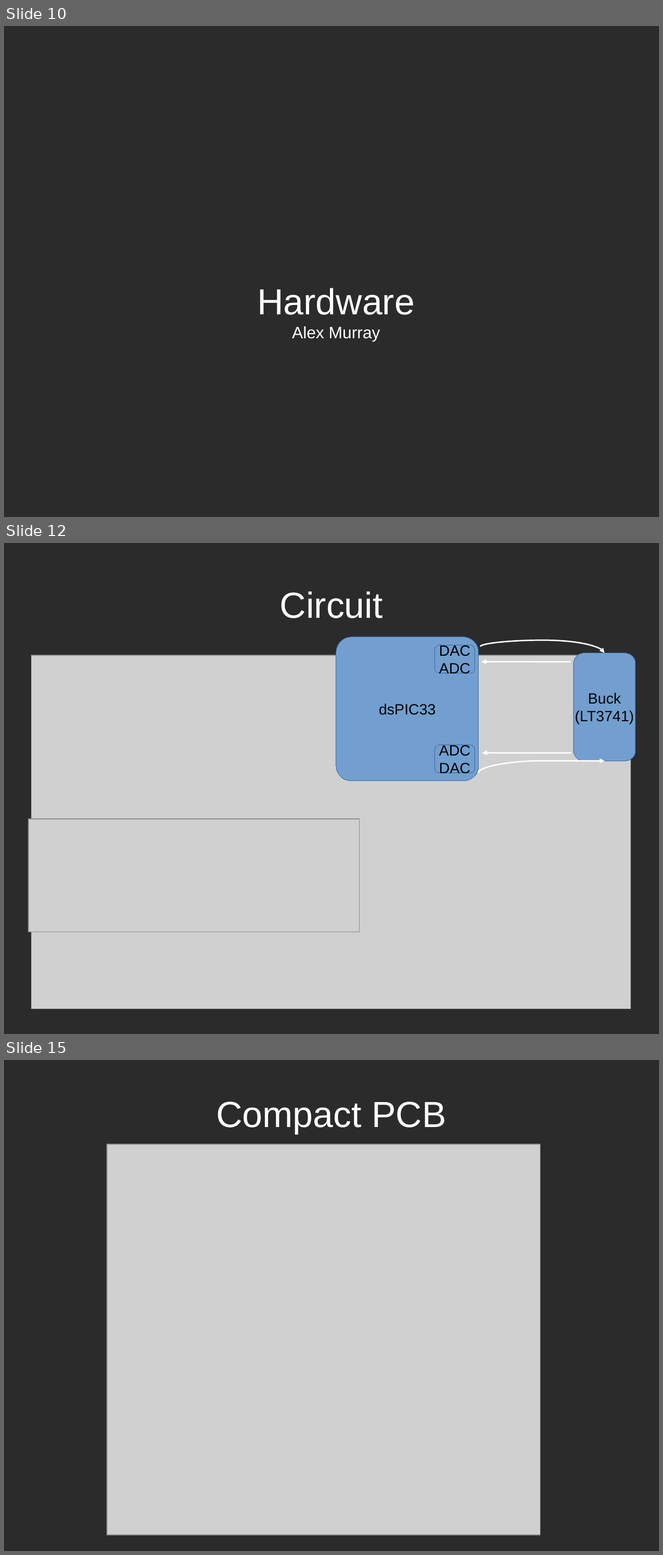
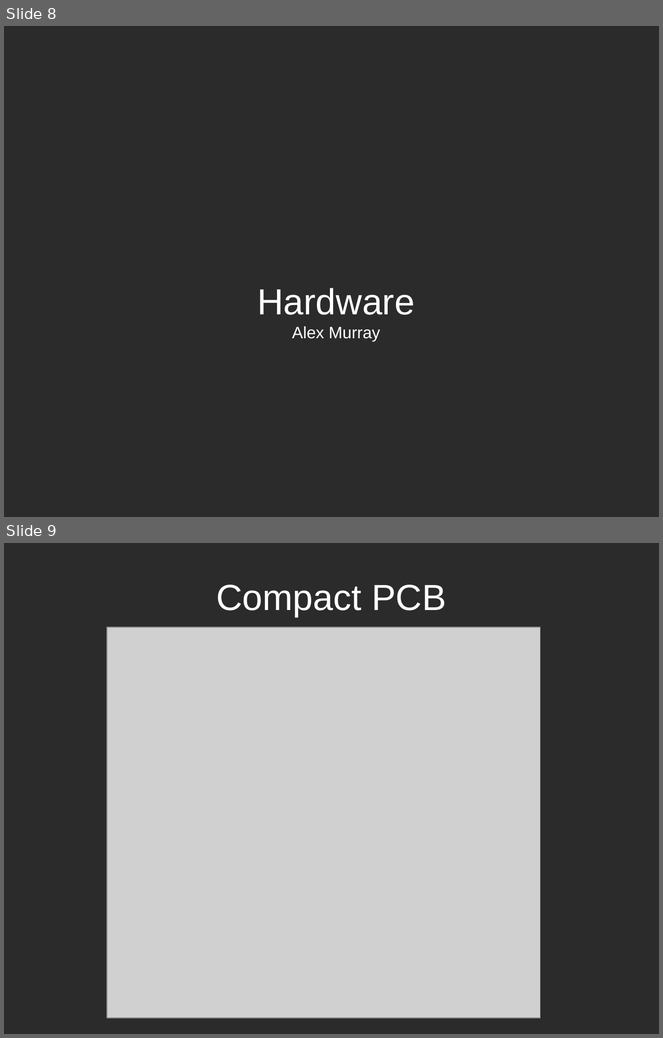
Before and after one commit to TheComet/bat6, a slide deck: doc/presentation/libreoffice/presentation.odp. Shown one above the other, each under a label of ours: slides 10, 12 and 15 before the commit, slides 8 and 9 after it; the slides between them are not shown. The pictures are 663x1555 and 663x1038 pixels, drawn with LibreOffice and Linux fonts; fonts in the diff are those of the drawing; grey boxes stand for pictures; background and template pictures are left out; a plain dark background stands for a picture behind light text. Boxes give left, top, right and bottom in pixels: in the first picture for what was removed or moved away, otherwise in the second. Text is boxed around its words. In the diff, an @@ line names an element or a change of style, - is before the commit and + after.

```diff
--- a/doc/presentation/libreoffice/presentation.odp
+++ b/doc/presentation/libreoffice/presentation.odp
@@ slide 12 removed at <box>4,543,659,1034</box>, background picture (left out) @@
@@ title removed at <box>280,591,383,618</box> @@
-Circuit
@@ freeform shape removed at <box>336,637,479,781</box> @@
-dsPIC33
@@ rounded rectangle removed at <box>435,645,476,673</box> @@
-DAC
-ADC
@@ curved arrow removed from (481, 646) to (605, 653) @@
@@ picture removed at <box>32,655,631,1009</box> @@
@@ curved arrow removed from (571, 662) to (481, 662) @@
@@ freeform shape removed at <box>574,653,636,761</box> @@
-Buck
-(LT3741)
@@ rounded rectangle removed at <box>435,745,476,773</box> @@
-ADC
-DAC
@@ curved arrow removed from (572, 753) to (482, 753) @@
@@ curved arrow removed from (479, 773) to (605, 761) @@
@@ picture removed at <box>28,820,360,933</box> @@
@@ what was slide 10 is now slide 8 @@
@@ what was slide 15 is now slide 9 @@
```
Also in this commit, not shown: 3 slides changed, 5 slides added, 10 other slides removed.
